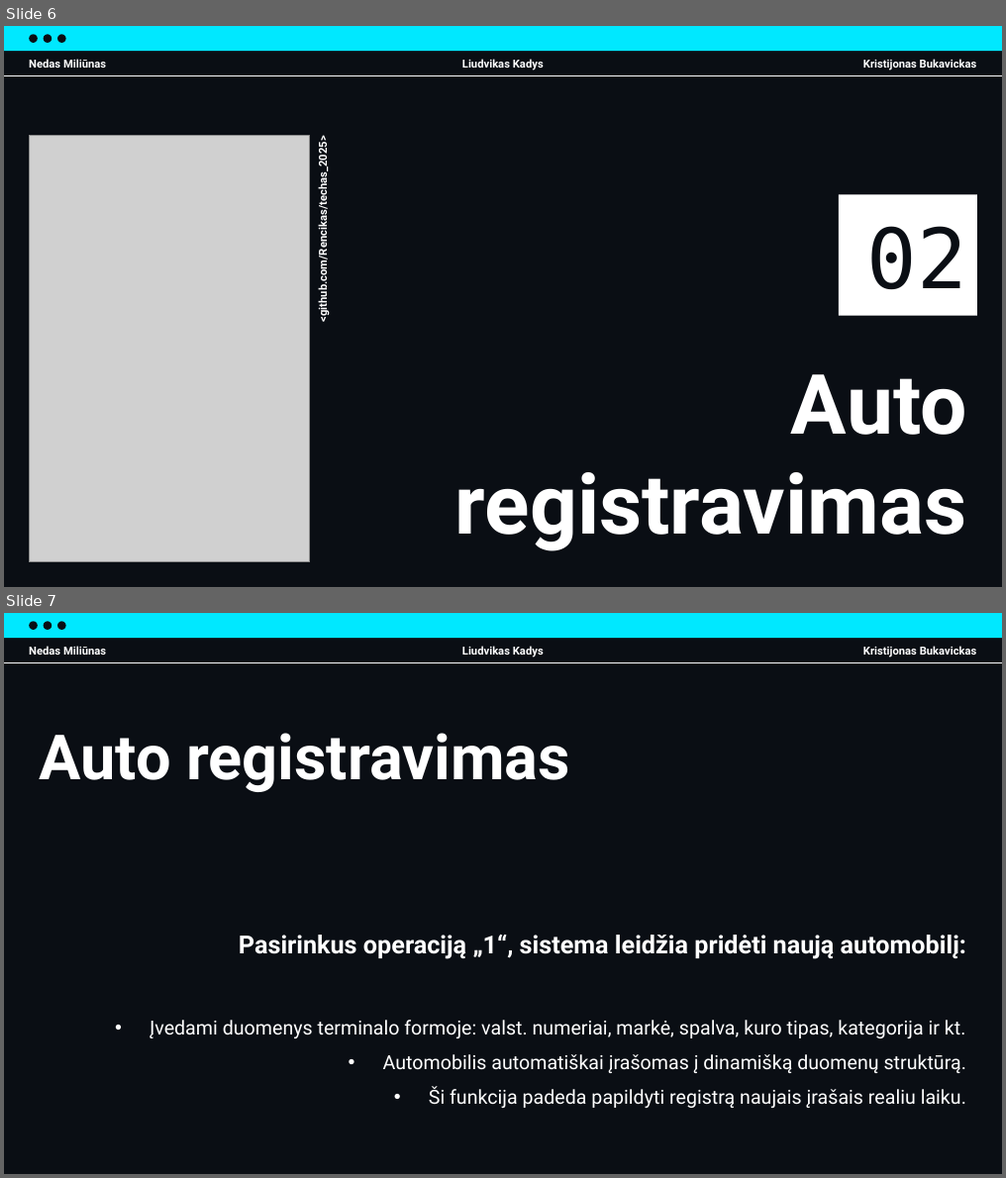
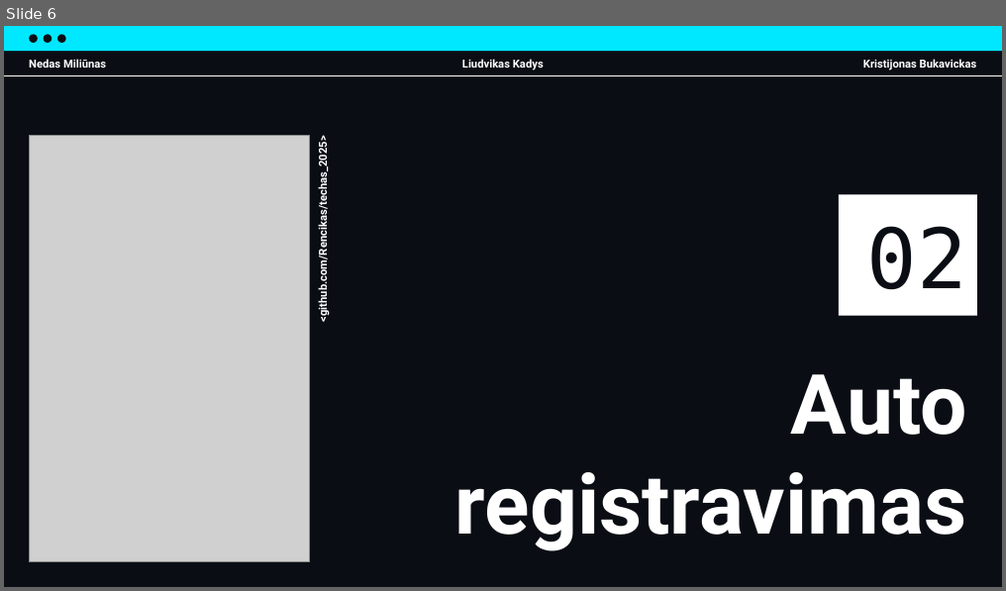
Before and after one commit to Rencikas/techas_2025, a slide deck: Prezentacijos/IT_Projektas_Final.pptx. Shown one above the other, each under a label of ours: slides 6 and 7 before the commit, slide 6 after it. The pictures are 1006x1178 and 1006x591 pixels, drawn with LibreOffice and Linux fonts; fonts in the diff are those of the drawing; grey boxes stand for pictures. Boxes give left, top, right and bottom in pixels: in the first picture for what was removed or moved away, otherwise in the second. Text is boxed around its words. In the diff, an @@ line names an element or a change of style, - is before the commit and + after.

```diff
--- a/Prezentacijos/IT_Projektas_Final.pptx
+++ b/Prezentacijos/IT_Projektas_Final.pptx
@@ slide 7 removed at (x1=4, y1=613, x2=1002, y2=1174), background #0A0E14; not listed: 4 template elements that a slide beside it also shows @@
@@ line removed from (4, 663) to (1002, 663) @@
@@ text removed at (x1=29, y1=646, x2=106, y2=655) @@
-Nedas Miliūnas
@@ text removed at (x1=462, y1=646, x2=544, y2=658) @@
-Liudvikas Kadys
@@ text removed at (x1=863, y1=646, x2=977, y2=658) @@
-Kristijonas Bukavickas
@@ title removed at (x1=39, y1=733, x2=569, y2=792) @@
-Auto registravimas
@@ subtitle removed at (x1=150, y1=935, x2=966, y2=1108) @@
-Pasirinkus operaciją „1“, sistema leidžia pridėti naują automobilį:
-• Įvedami duomenys terminalo formoje: valst. numeriai, markė, spalva, kuro tipas, kategorija ir kt.
-• Automobilis automatiškai įrašomas į dinamišką duomenų struktūrą.
-• Ši funkcija padeda papildyti registrą naujais įrašais realiu laiku.
```
Also in this commit, not shown: 8 slides changed, 1 slide added.
